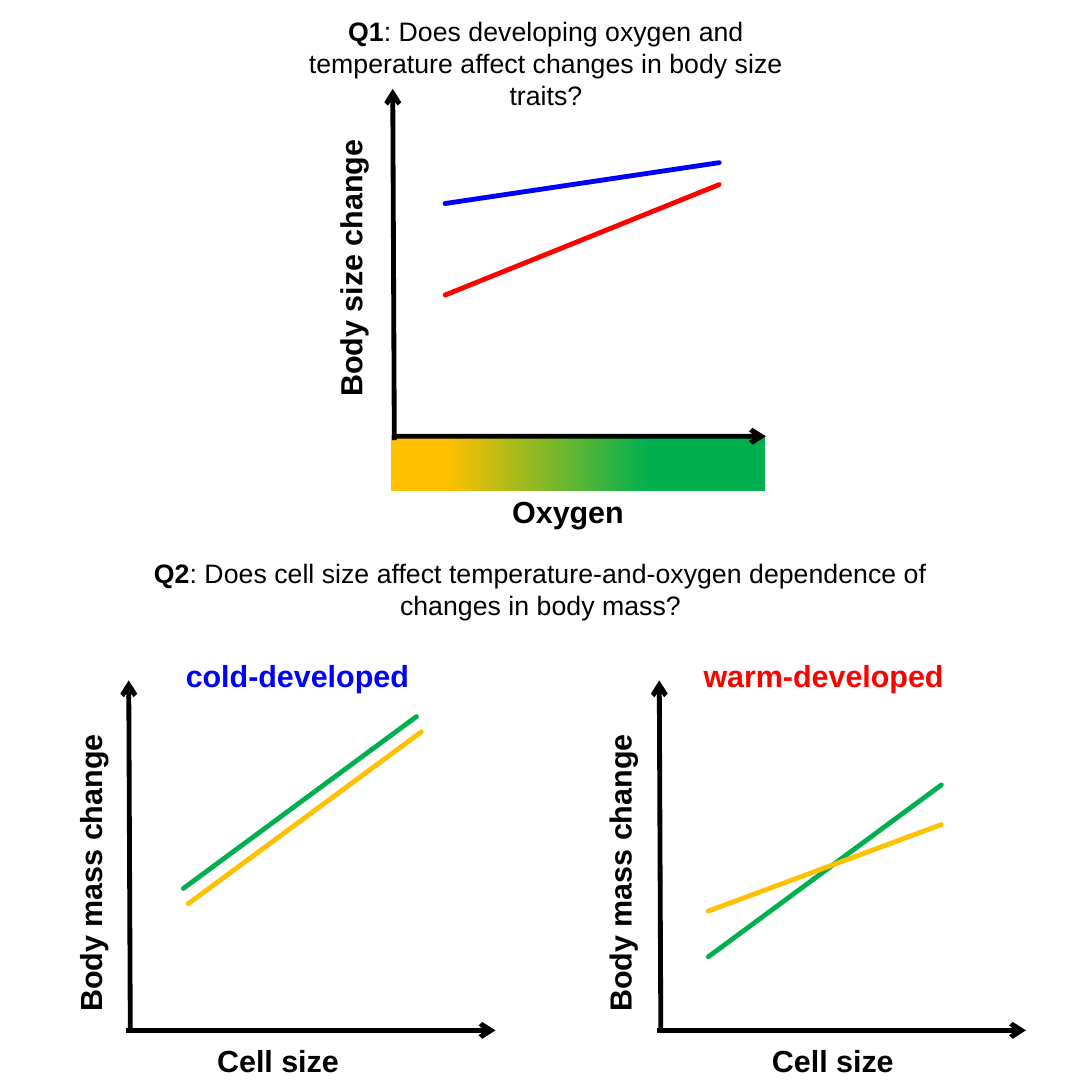
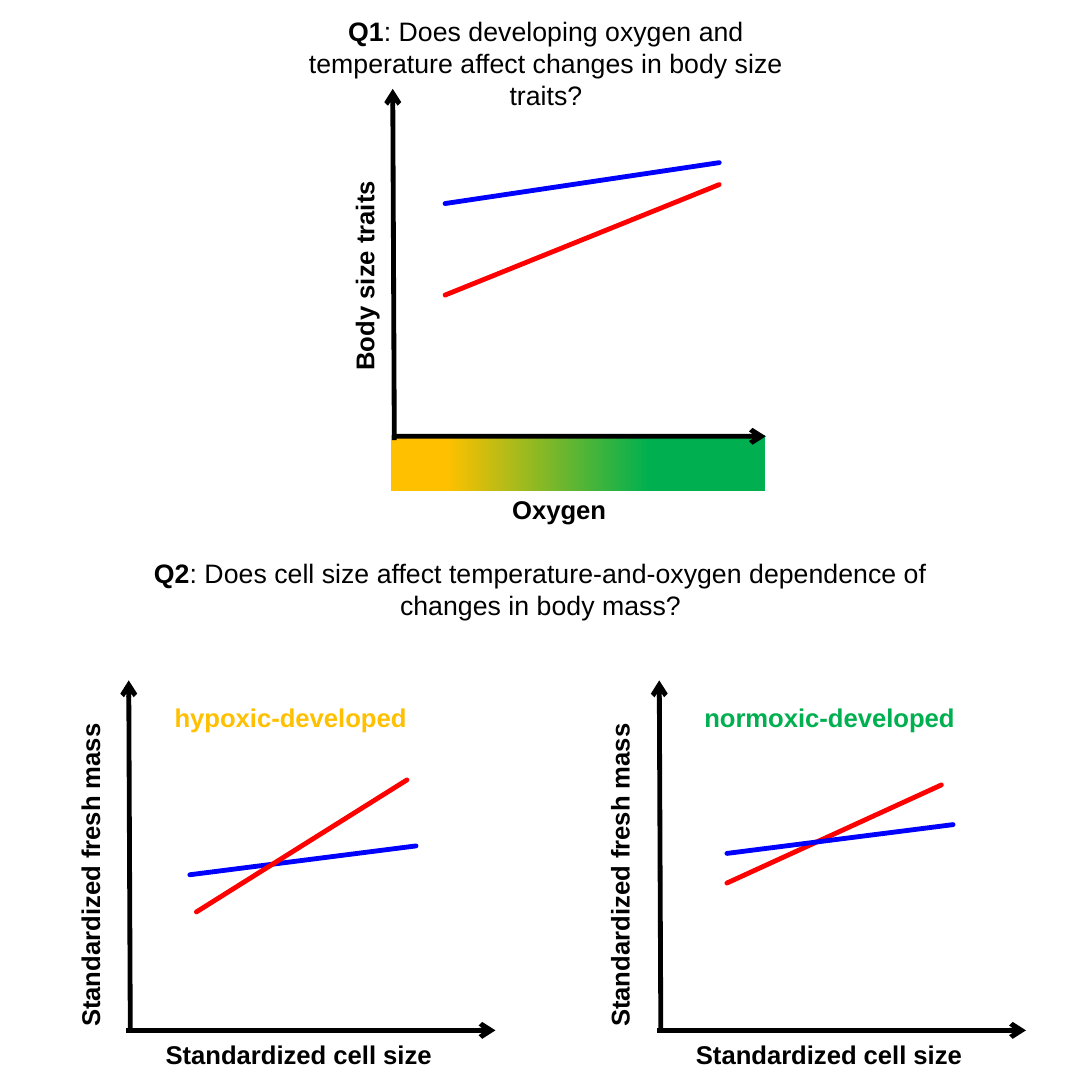
Before and after one commit to felixpleiva/Plastic_responses_DGRP_lines, a slide deck: slide 1 of Outputs/Figure 1 Predictions.pptx. Drawn at 1092x1092 pixels with LibreOffice and Linux fonts; fonts in the diff are those of the drawing. Boxes give left, top, right and bottom in pixels: in the first picture for what was removed or moved away, otherwise in the second. Text is boxed around its words. In the diff, an @@ line names an element or a change of style, - is before the commit and + after.

```diff
--- a/Outputs/Figure 1 Predictions.pptx
+++ b/Outputs/Figure 1 Predictions.pptx
@@ text at box(351, 187, 380, 368): text changed; size 19 to 16 pt @@
-Body size change
+Body size traits
@@ text "Oxygen" at box(512, 501, 606, 525): size 19 to 16 pt @@
@@ text at box(175, 708, 407, 733): text changed; size 19 to 16 pt; text colour #0000FF to #FFC000 @@
-cold-developed
+hypoxic-developed
@@ text at box(704, 708, 954, 733): text changed; size 19 to 16 pt; text colour #FF0000 to #00B050 @@
-warm-developed
+normoxic-developed
@@ text at box(77, 730, 106, 1022): text changed; size 19 to 16 pt @@
-Body mass change
+Standardized fresh mass
@@ text at box(606, 730, 635, 1022): text changed; size 19 to 16 pt @@
-Body mass change
+Standardized fresh mass
@@ line moved from (188, 904) - (422, 731) to (196, 912) - (407, 780) @@
@@ line (196, 912) - (407, 780): stroke #FFC000 3 pt to #FF0000 3 pt @@
@@ line moved from (708, 957) - (942, 785) to (727, 883) - (942, 785) @@
@@ line (727, 883) - (942, 785): stroke #00B050 3 pt to #FF0000 3 pt @@
@@ line moved from (708, 911) - (942, 825) to (727, 854) - (953, 825) @@
@@ line (727, 854) - (953, 825): stroke #FFC000 3 pt to #0000FF 3 pt @@
@@ line moved from (184, 889) - (416, 716) to (190, 875) - (416, 846) @@
@@ line (190, 875) - (416, 846): stroke #00B050 3 pt to #0000FF 3 pt @@
@@ text at box(166, 1045, 431, 1065): text changed; size 19 to 16 pt @@
-Cell size
+Standardized cell size
@@ text at box(696, 1045, 961, 1065): text changed; size 19 to 16 pt @@
-Cell size
+Standardized cell size
```
Also in this commit, not shown: 11 other files.
